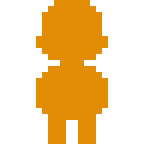
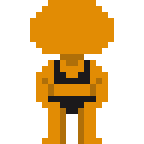
Two versions of the same layered image (144x144). Layer-by-layer changes:
renamed "AVATAR 1" to "AVATAR 6", showed it, painted on it over 30, 0, 114, 144
renamed "AVATAR 2" to "AVATAR 5", hid it over 36, 0, 108, 144
